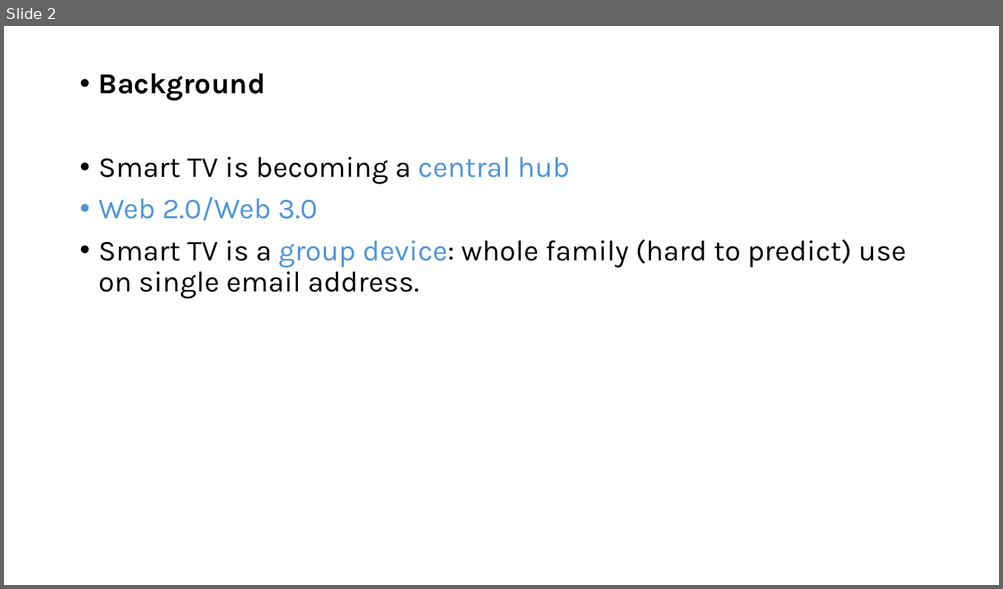
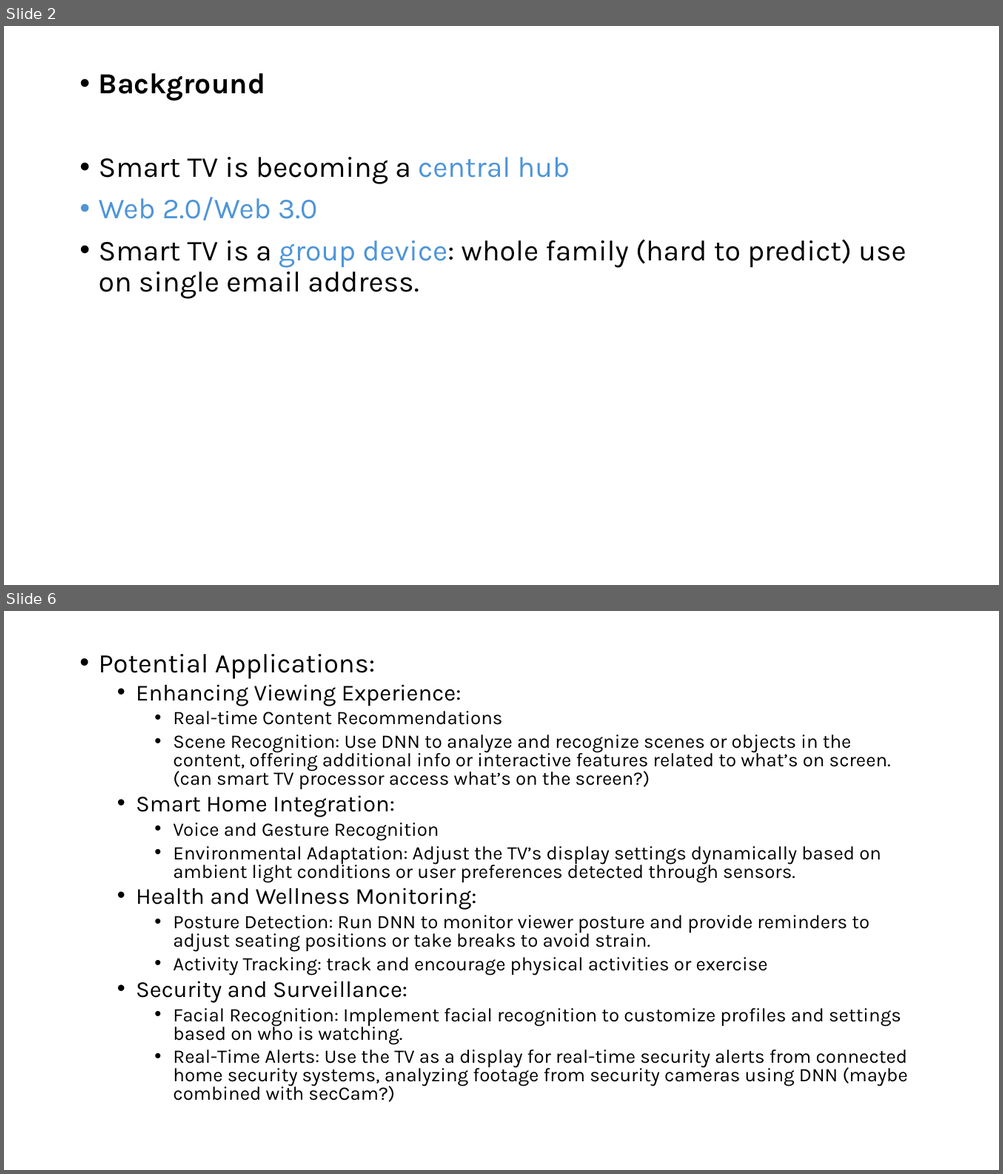
Before and after one commit to GXG-CS/smartTV, a slide deck: smartTV.pptx. Shown one above the other, each under a label of ours: slide 2 before the commit, slides 2 and 6 after it; the slides between them are not shown. The pictures are 1003x589 and 1003x1174 pixels, drawn with LibreOffice and Linux fonts; fonts in the diff are those of the drawing. Boxes give left, top, right and bottom in pixels: in the first picture for what was removed or moved away, otherwise in the second. Text is boxed around its words. In the diff, an @@ line names an element or a change of style, - is before the commit and + after.

```diff
--- a/smartTV.pptx
+++ b/smartTV.pptx
@@ slide 6 added at bbox=[4, 611, 999, 1170], background #FFFFFF @@
@@ text added at bbox=[99, 654, 908, 1102], 18.5 pt, text #000000 @@
+• Potential Applications:
+  • Enhancing Viewing Experience:
+    • Real-time Content Recommendations
+    • Scene Recognition: Use DNN to analyze and recognize scenes or objects in the content, offering additional info or interactive features related to what’s on screen.(can smart TV processor access what’s on the screen?)
+  • Smart Home Integration:
+    • Voice and Gesture Recognition
+    • Environmental Adaptation: Adjust the TV’s display settings dynamically based on ambient light conditions or user preferences detected through sensors.
+  • Health and Wellness Monitoring:
+    • Posture Detection: Run DNN to monitor viewer posture and provide reminders to adjust seating positions or take breaks to avoid strain.
+    • Activity Tracking: track and encourage physical activities or exercise
+  • Security and Surveillance:
+    • Facial Recognition: Implement facial recognition to customize profiles and settings based on who is watching.
+    • Real-Time Alerts: Use the TV as a display for real-time security alerts from connected home security systems, analyzing footage from security cameras using DNN (maybe combined with secCam?)
```
Also in this commit, not shown: 6 other slides added, 2 slides removed.
